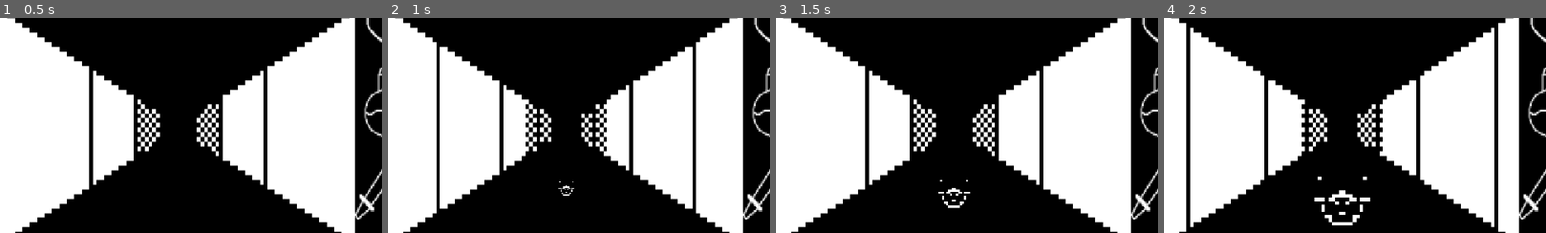
Above: before the commit, frames 1-4 (left to right).
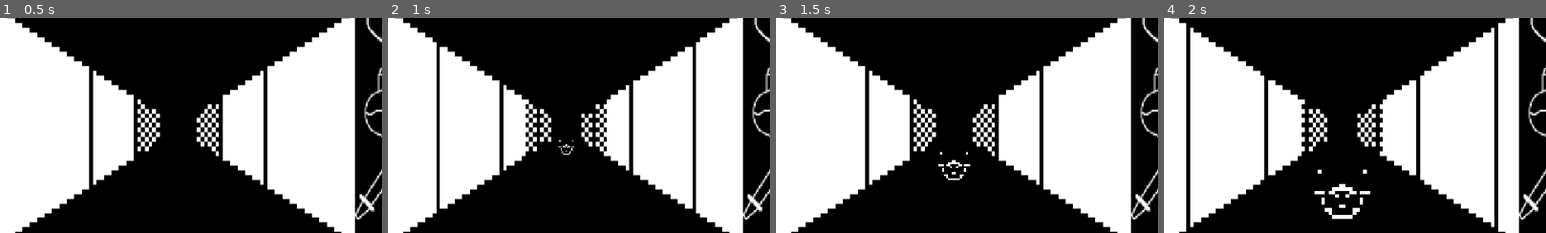
Above: after the commit, the same moments.

Repository: tjpalmer/darkvision
Game: Godot game, scene res://game.tscn
Two runs of this game, one before a commit and one after it. Both use one fixed random seed, a clock stepped at 60 frames per second and the inputs below.
Inputs:
- Up to frame 1 (0.5 s): no input
- Up to frame 2 (1 s): tap Enter at 0.5 s; hold W (move_forward) from 0.53 s (still down)
- Up to frame 3 (1.5 s): release W (move_forward) at 1.28 s
- Up to frame 4 (2 s): no input
The pictures show only the part of the screen within x 0-50%, y 6-56%; the shares and areas given below are measured in that part.

Frame 1 is identical in both runs. In frame 2, 0.2% of the frame differs, in the area x 44-49%, y 56-84%; in frame 3, 0.5%; in frame 4, 1.2%, in the area x 39-54%, y 70-97%.

Commit message:
Fix enemy offset; improve start maybe

Diff:
--- a/game.gd
+++ b/game.gd
@@ -139,13 +139,26 @@
 	# Spawn enemy.
 	var enemy_scene := ENEMIES.pick_random() as PackedScene
 	current_enemy = enemy_scene.instantiate() as Enemy
-	current_enemy.scale = Vector2.ONE * enemy_frame_scale
+	# await get_tree().process_frame
+	_update_enemy_transform(0.5)
+	add_child(current_enemy)
+
+
+func _update_enemy_transform(frame := pov_sprite.frame as float):
+	if frame == 0:
+		frame = 8
+	var enemy_scale := enemy_scale_frame * frame
+	current_enemy.scale = Vector2.ONE * enemy_scale
 	var pov_size := _animated_sprite_size(pov_sprite)
-	current_enemy.position = pov_size * current_enemy.start_pos
-	add_child(current_enemy)
-
-
-const enemy_frame_scale := 0.625
+	current_enemy.position = \
+		pov_size / 2 + \
+		pov_size * current_enemy.start_pos * enemy_pos_frame * frame
+
+
+const pov_frame_count_scale := 8.0
+const enemy_scale_max := 5.0
+const enemy_scale_frame := enemy_scale_max / pov_frame_count_scale
+const enemy_pos_frame := 1.0 / pov_frame_count_scale
 
 
 func _animated_sprite_size(sprite: AnimatedSprite2D) -> Vector2:
@@ -158,12 +171,7 @@
 func _on_pov_sprite_frame_changed() -> void:
 	if current_enemy == null:
 		return
-	# Scale enemy.
-	var frame := pov_sprite.frame
-	if frame == 0:
-		frame = 8
-	var enemy_scale := enemy_frame_scale * frame
-	current_enemy.scale = Vector2.ONE * enemy_scale
+	_update_enemy_transform()
 
 
 func _on_pov_sprite_animation_finished() -> void:
--- a/scenes/enemies/rat.gd
+++ b/scenes/enemies/rat.gd
@@ -2,4 +2,4 @@
 
 
 func _init() -> void:
-	start_pos.y = 0.7
+	start_pos.y = 0.2
--- a/scenes/enemy.gd
+++ b/scenes/enemy.gd
@@ -2,7 +2,8 @@
 class_name Enemy
 
 
-var start_pos := Vector2(0.5, 0.5)
+# Offset from center to the edges at 0.5. Usually offset of y matters most.
+var start_pos := Vector2.ZERO
 
 
 # Called when the node enters the scene tree for the first time.
